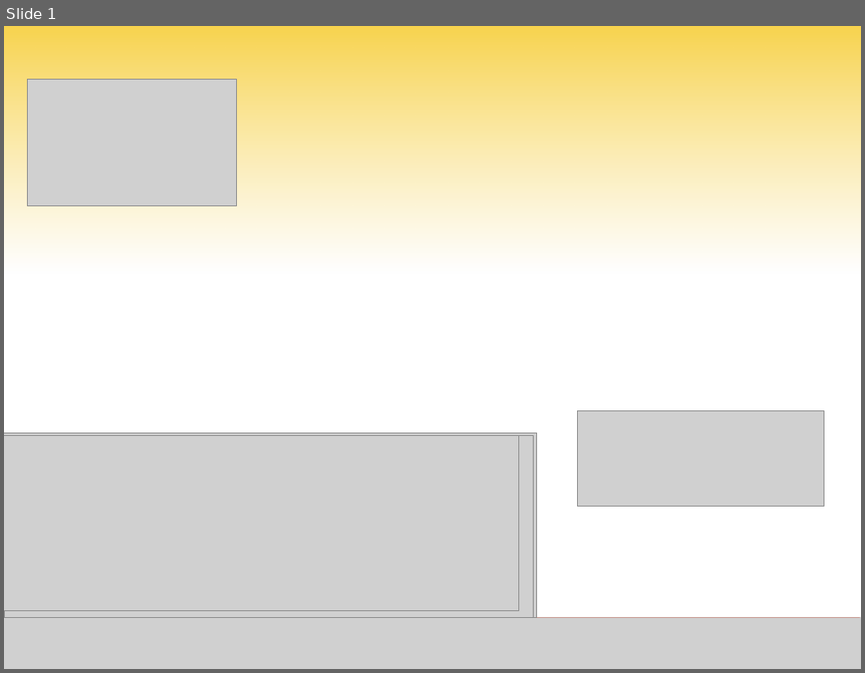
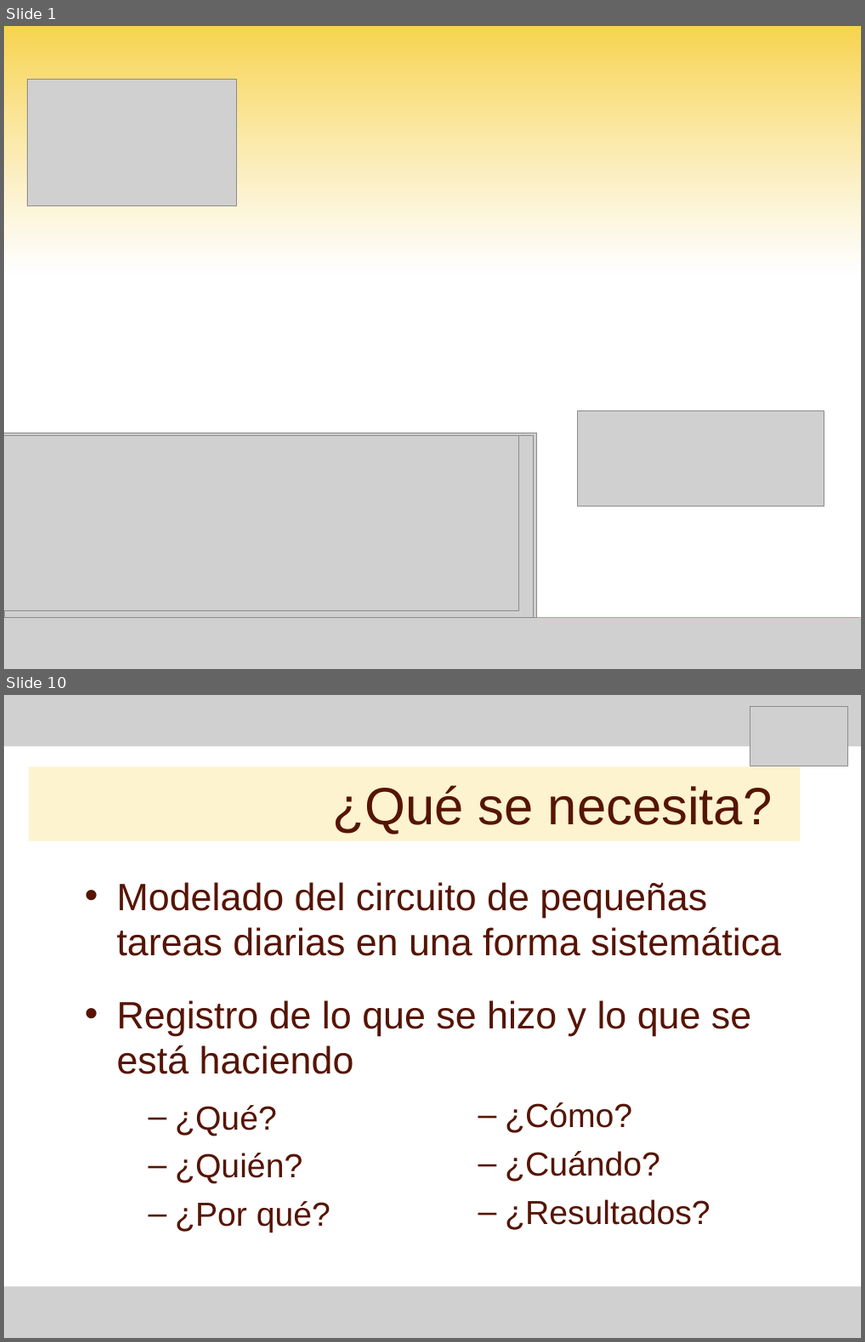
Before and after one commit to Letractively/proyunlam, a slide deck: Documentacion/97 - Exposicion/Presentacion producto.ppt. Shown one above the other, each under a label of ours: slide 1 before the commit, slides 1 and 10 after it; the slides between them are not shown. The pictures are 865x673 and 865x1342 pixels, drawn with LibreOffice and Linux fonts; fonts in the diff are those of the drawing; grey boxes stand for pictures. Boxes give left, top, right and bottom in pixels: in the first picture for what was removed or moved away, otherwise in the second. Text is boxed around its words. In the diff, an @@ line names an element or a change of style, - is before the commit and + after.

```diff
--- a/Documentacion/97 - Exposicion/Presentacion producto.ppt
+++ b/Documentacion/97 - Exposicion/Presentacion producto.ppt
@@ slide 10 added at (4, 695, 861, 1338), background #FFFFFF @@
@@ picture added at (4, 695, 861, 746) @@
@@ picture added at (749, 707, 847, 766) @@
@@ title added at (29, 767, 800, 841), fill #FBE389 at 40% opacity, 44 pt, text #561403 @@
+¿Qué se necesita?
@@ text added at (117, 882, 781, 1074), 32 pt, text #561403 @@
+• Modelado del circuito de pequeñas tareas diarias en una forma sistemática
+• Registro de lo que se hizo y lo que se está haciendo
@@ text added at (505, 1102, 710, 1230), 28 pt, text #561403 @@
+  – ¿Cómo?
+  – ¿Cuándo?
+  – ¿Resultados?
@@ text added at (175, 1105, 330, 1232), 28 pt, text #561403 @@
+  – ¿Qué?
+  – ¿Quién?
+  – ¿Por qué?
@@ picture added at (4, 1287, 861, 1338) @@
```
Also in this commit, not shown: 12 other slides added.
